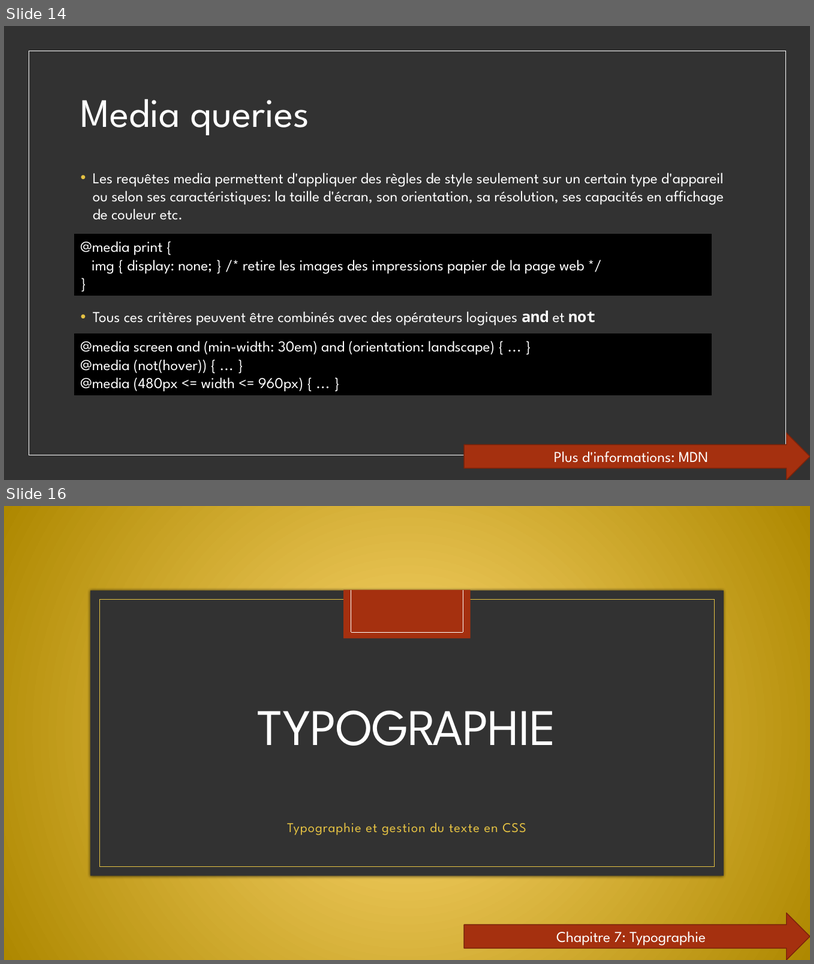
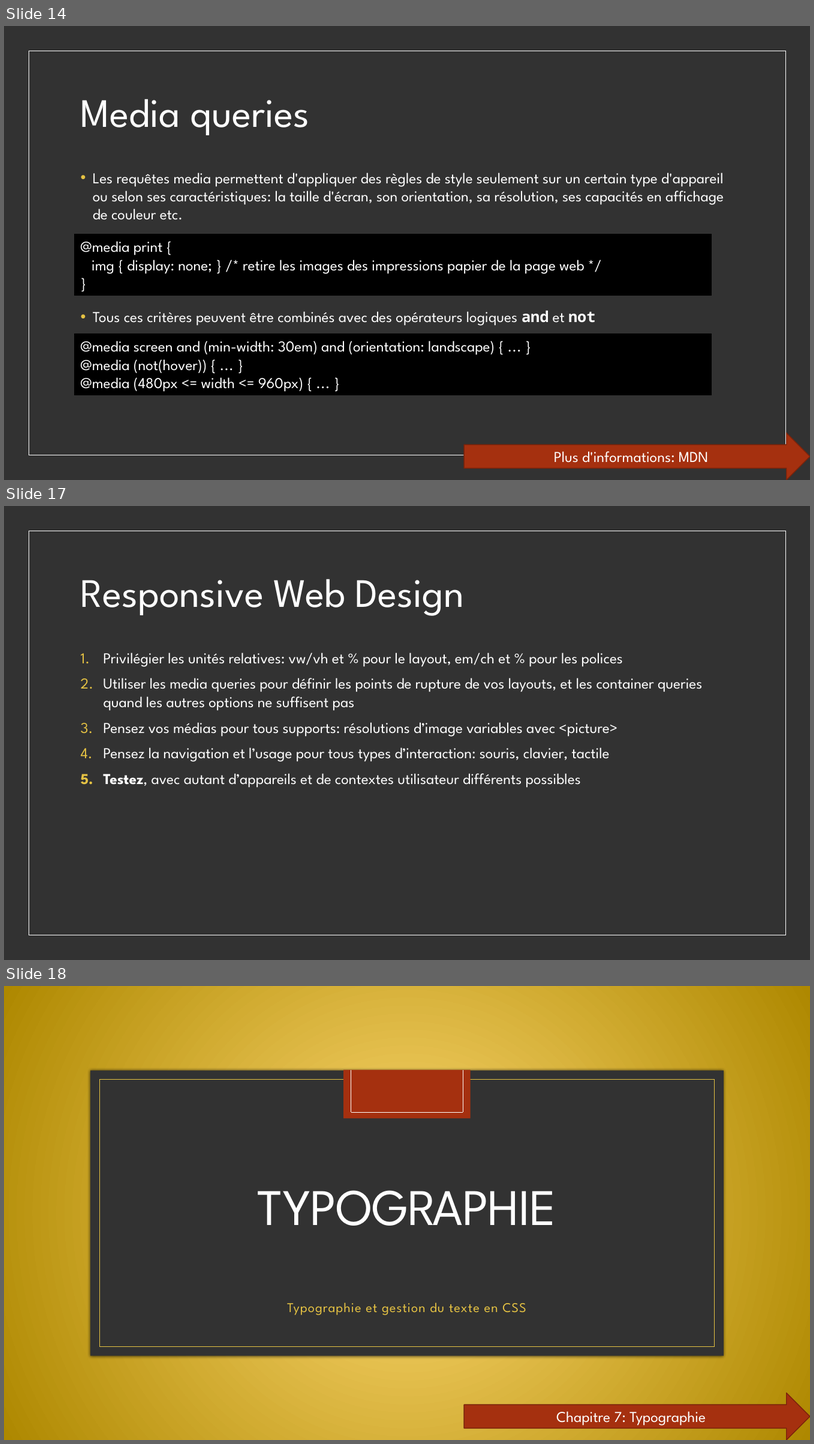
Before and after one commit to worldline/html-css-training, a slide deck: presenter_fr.pptx. Shown one above the other, each under a label of ours: slides 14 and 16 before the commit, slides 14, 17 and 18 after it; the slides between them are not shown. The pictures are 814x964 and 814x1444 pixels, drawn with LibreOffice and Linux fonts; fonts in the diff are those of the drawing; background and template pictures are left out. Boxes give left, top, right and bottom in pixels: in the first picture for what was removed or moved away, otherwise in the second. Text is boxed around its words. In the diff, an @@ line names an element or a change of style, - is before the commit and + after.

```diff
--- a/presenter_fr.pptx
+++ b/presenter_fr.pptx
@@ slide 17 added at (x1=4, y1=506, x2=810, y2=960), background #323232; not listed: 1 template element that a slide beside it also shows @@
@@ title added at (x1=81, y1=579, x2=465, y2=616), 48 pt, text #FFFFFF @@
+Responsive Web Design
@@ text added at (x1=103, y1=652, x2=703, y2=787), 18 pt, text #FFFFFF @@
+1. Privilégier les unités relatives: vw/vh et % pour le layout, em/ch et % pour les polices
+2. Utiliser les media queries pour définir les points de rupture de vos layouts, et les container queries quand les autres options ne suffisent pas
+3. Pensez vos médias pour tous supports: résolutions d’image variables avec <picture>
+4. Pensez la navigation et l’usage pour tous types d’interaction: souris, clavier, tactile
+5. Testez, avec autant d’appareils et de contextes utilisateur différents possibles
@@ what was slide 16 is now slide 18 @@
```
Also in this commit, not shown: 1 slide changed, 1 other slide added.
